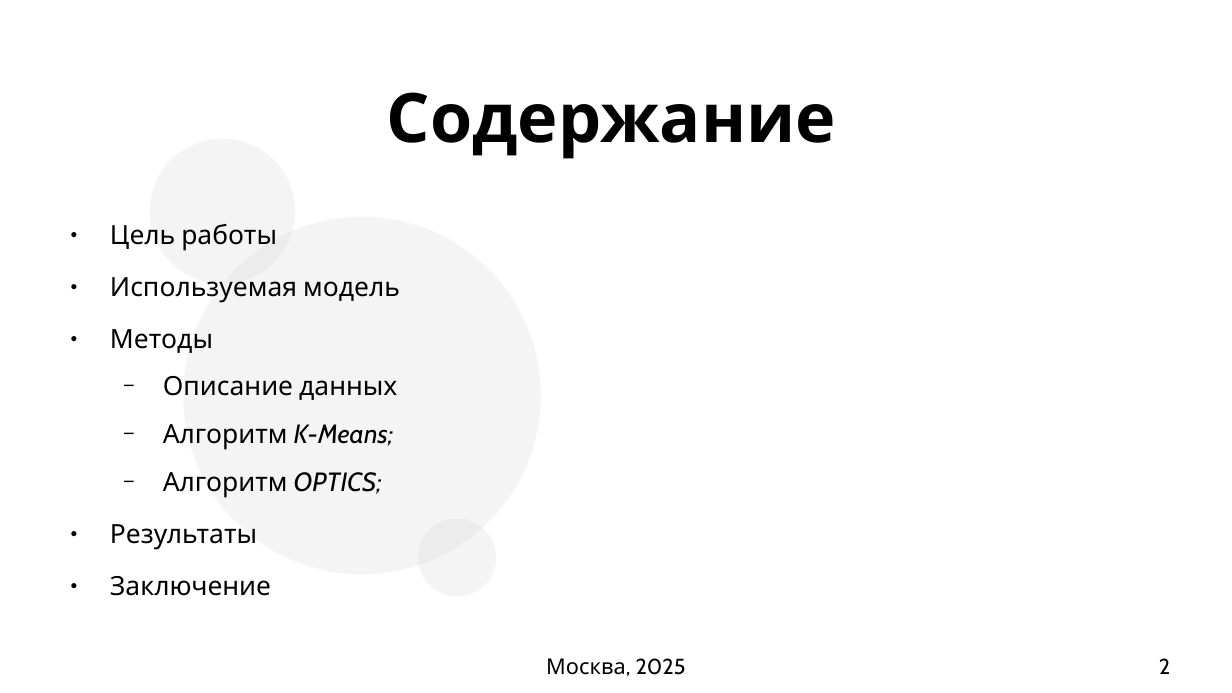
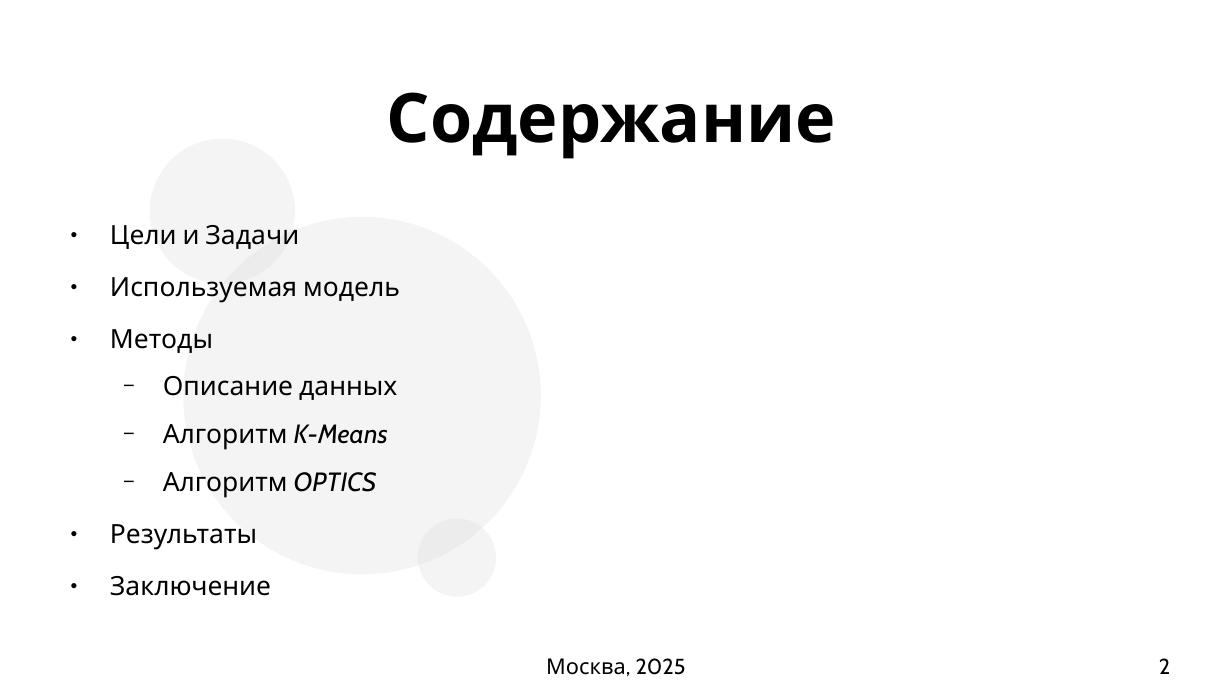
Before and after one commit to succSeeded/MSc, a slide deck: slide 2 of NLP/HW3/presentation_kirdin.odp. Drawn at 1232x693 pixels with LibreOffice and Linux fonts; fonts in the diff are those of the drawing; background and template pictures are left out. Boxes give left, top, right and bottom in pixels: in the first picture for what was removed or moved away, otherwise in the second. Text is boxed around its words. In the diff, an @@ line names an element or a change of style, - is before the commit and + after.

```diff
--- a/NLP/HW3/presentation_kirdin.odp
+++ b/NLP/HW3/presentation_kirdin.odp
@@ text at (110,225,299,249): text changed @@
-● Цель работы
+● Цели и Задачи
@@ text at (163,424,388,498): text changed @@
-  − Алгоритм K-Means;
-  − Алгоритм OPTICS;
+  − Алгоритм K-Means
+  − Алгоритм OPTICS
```
Also in this commit, not shown: 9 other slides changed, 38 other files.
